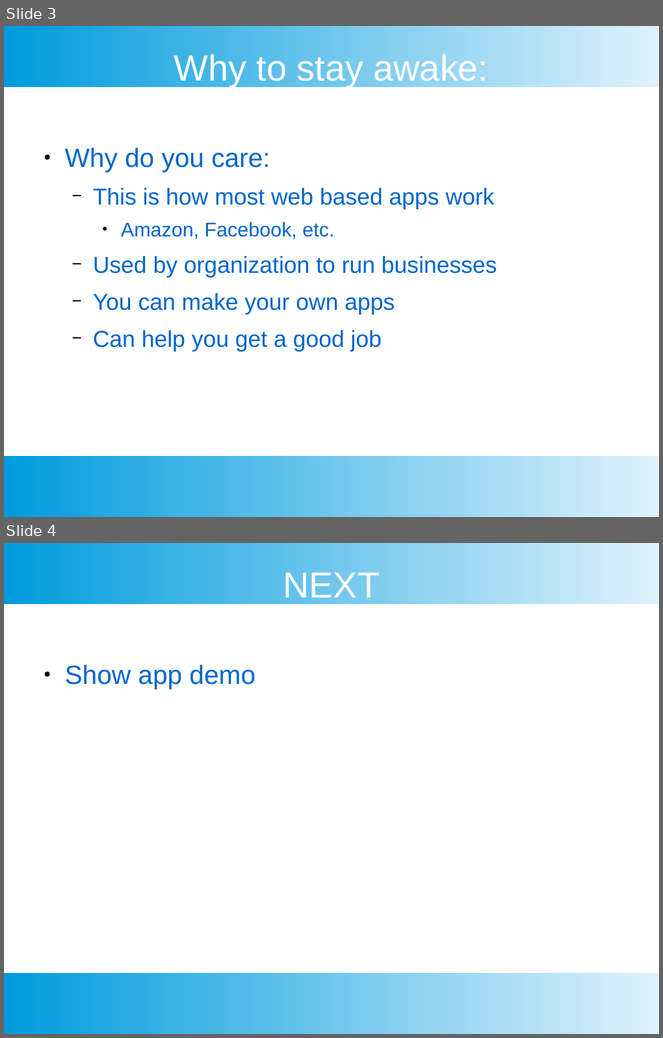
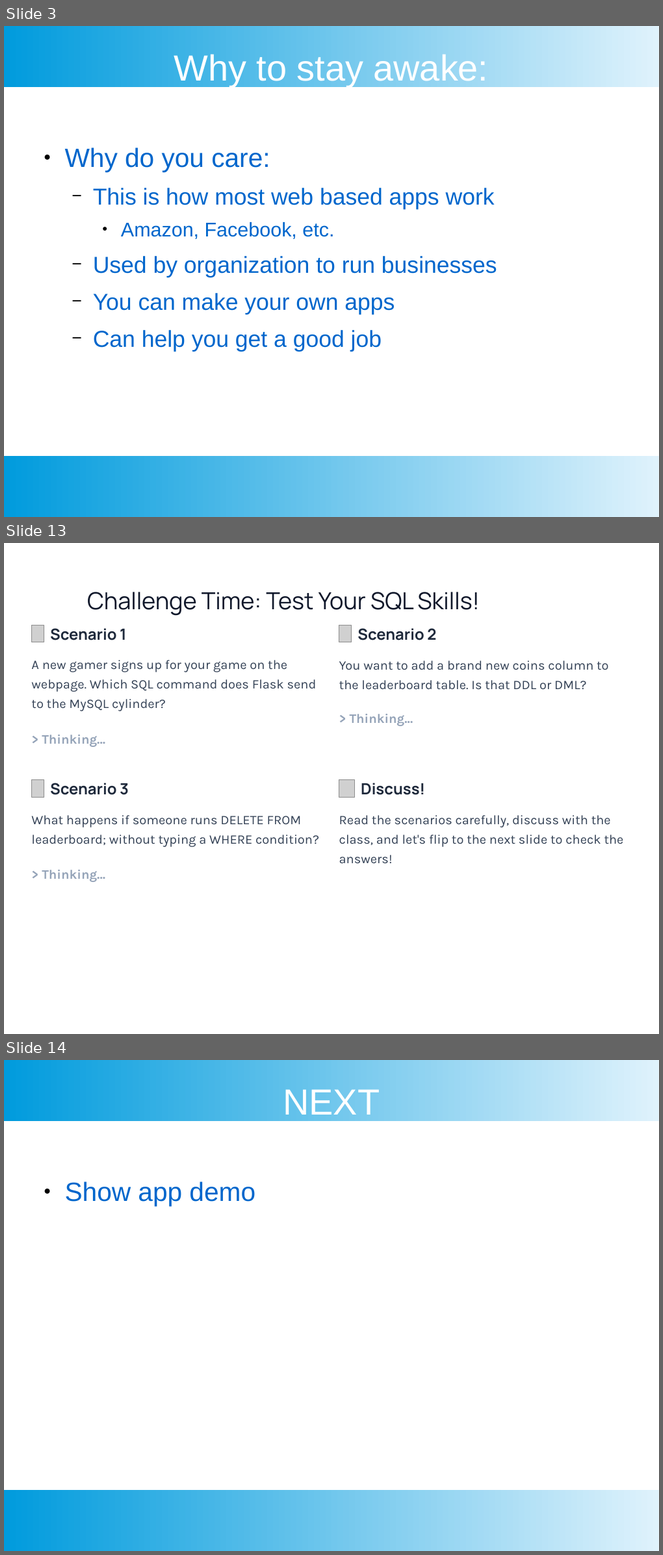
Before and after one commit to benjaminisi/EscapeRoomFlaskLesson, a slide deck: Documents/slides/4sql.odp. Shown one above the other, each under a label of ours: slides 3 and 4 before the commit, slides 3, 13 and 14 after it; the slides between them are not shown. The pictures are 663x1038 and 663x1555 pixels, drawn with LibreOffice and Linux fonts; fonts in the diff are those of the drawing; grey boxes stand for pictures; background and template pictures are left out. Boxes give left, top, right and bottom in pixels: in the first picture for what was removed or moved away, otherwise in the second. Text is boxed around its words. In the diff, an @@ line names an element or a change of style, - is before the commit and + after.

```diff
--- a/Documents/slides/4sql.odp
+++ b/Documents/slides/4sql.odp
@@ slide 13 added at <box>4,543,659,1034</box>, background picture (left out) @@
@@ text added at <box>87,592,480,616</box>, 28.5 pt, text #0F172A @@
+Challenge Time: Test Your SQL Skills!
@@ picture added at <box>31,625,44,642</box> @@
@@ text added at <box>50,628,126,641</box>, 18.7 pt, text #1E293B, bold @@
+Scenario 1
@@ picture added at <box>339,625,352,642</box> @@
@@ text added at <box>358,628,436,641</box>, 18.7 pt, text #1E293B, bold @@
+Scenario 2
@@ text added at <box>31,660,317,711</box>, 15.8 pt, text #334155 @@
+A new gamer signs up for your game on the webpage. Which SQL command does Flask send to the MySQL cylinder?
@@ text added at <box>339,661,608,690</box>, 15.8 pt, text #334155 @@
+You want to add a brand new coins column to the leaderboard table. Is that DDL or DML?
@@ text added at <box>350,714,414,726</box>, 15.8 pt, text #94A3B8, bold @@
+> Thinking...
@@ text added at <box>42,735,105,747</box>, 15.8 pt, text #94A3B8, bold @@
+> Thinking...
@@ picture added at <box>31,780,44,797</box> @@
@@ text added at <box>50,783,129,795</box>, 18.7 pt, text #1E293B, bold @@
+Scenario 3
@@ picture added at <box>339,780,355,797</box> @@
@@ text added at <box>361,783,425,795</box>, 18.7 pt, text #1E293B, bold @@
+Discuss!
@@ text added at <box>31,815,319,847</box>, 15.8 pt, text #334155 @@
+What happens if someone runs DELETE FROM leaderboard; without typing a WHERE condition?
@@ text added at <box>339,815,624,863</box>, 15.8 pt, text #334155 @@
+Read the scenarios carefully, discuss with the class, and let's flip to the next slide to check the answers!
@@ text added at <box>42,870,105,882</box>, 15.8 pt, text #94A3B8, bold @@
+> Thinking...
@@ what was slide 4 is now slide 14 @@
```
Also in this commit, not shown: 9 other slides added.
